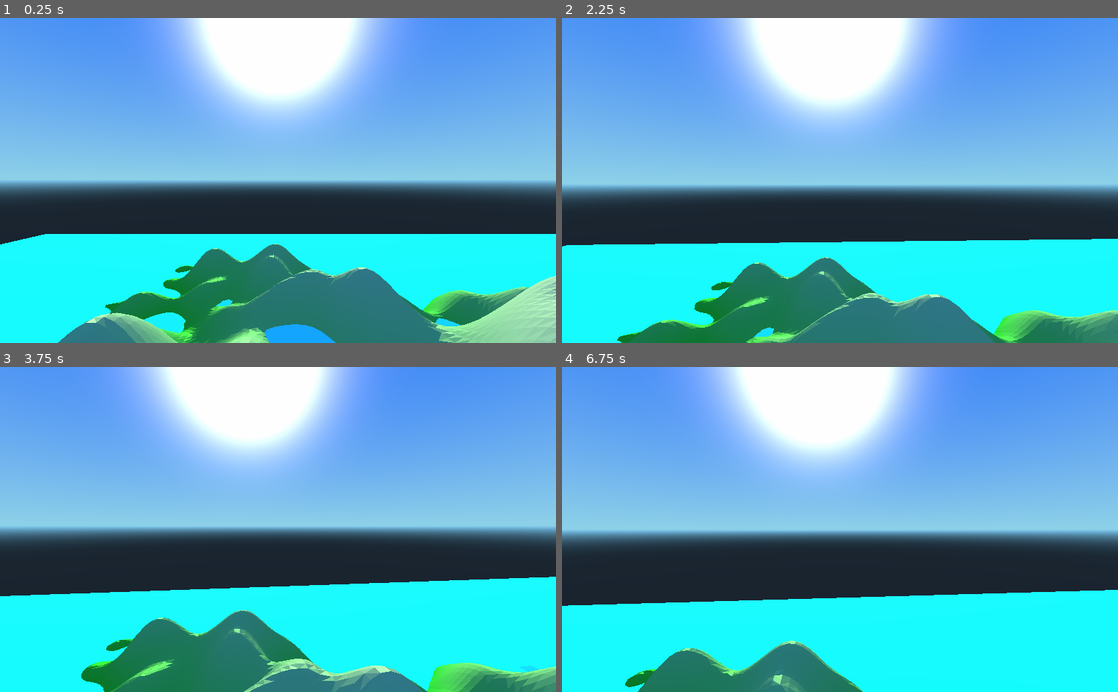
Above: before the commit, frames 1-4 (two rows, left to right).
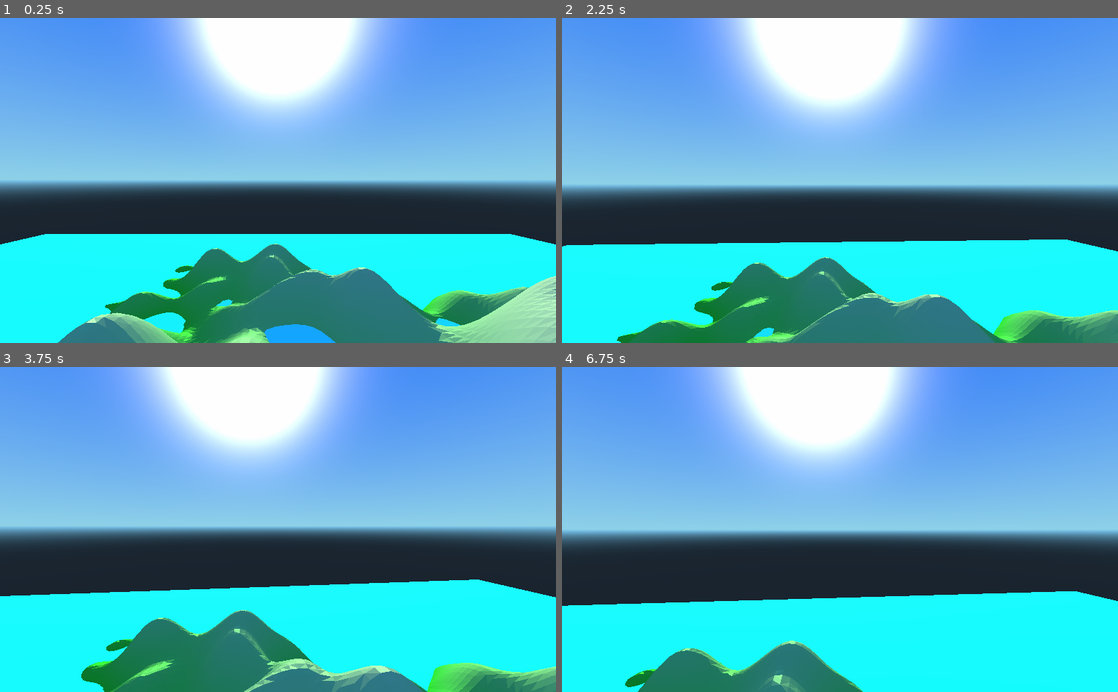
Above: after the commit, the same moments.

Repository: MichaelReel/Terrain_Scratch
Game: Godot game, scene res://Root.tscn
Same seed, same stepped clock (60 frames per second), same inputs: the game is played once before the commit and once after it.
Inputs (mouse positions are in pixels of both pictures, inside the frame that each line leads up to):
- Up to frame 1 (0.25 s): no input
- Up to frame 2 (2.25 s): tap Enter at 0.5 s; move the mouse to (867, 180) at 0.52 s; hold W (forward) from 0.53 s (still down); move the mouse to (812, 180) at 1.27 s; move the mouse to (851, 174) at 2.02 s
- Up to frame 3 (3.75 s): keep holding W (forward); move the mouse to (272, 536) at 2.77 s; move the mouse to (316, 532) at 3.52 s
- Up to frame 4 (6.75 s): move the mouse to (795, 526) at 4.27 s; move the mouse to (845, 529) at 5.02 s; move the mouse to (817, 523) at 5.77 s; release W (forward) at 5.78 s; hold D (right) 5.78-6.53 s; move the mouse to (867, 529) at 6.52 s; hold W (forward) from 6.53 s (still down)

The runs differ from the first frame. In frame 1, 0.1% of the frame differs, in the area x 18-100%, y 66-100%; in frame 2, 0.2%; in frame 3, 0.5%, in the area x 14-100%, y 64-100%; in frame 4, 0.1%.

Commit message:
Removed the water surface duplication and 'magically' scaled it fit. Need to properly scale it and refine the surfaces properly.

Diff:
--- a/Graph.gd
+++ b/Graph.gd
@@ -246,10 +246,10 @@
 	# TODO: The magic numbers here are due to ignoring the chunking in TerrainDemo.gd
 	#       This is also what's causing the duplicate water surfaces
 
-	var a = Vector3(bounds.position.x / 256.0, water_level, bounds.position.y / 256.0)
-	var b = Vector3(bounds.end.x / 256.0, water_level, bounds.position.y / 256.0)
-	var c = Vector3(bounds.position.x / 256.0, water_level, bounds.end.y / 256.0)
-	var d = Vector3(bounds.end.x / 256.0, water_level, bounds.end.y / 256.0)
+	var a = Vector3((bounds.position.x - 128.0) / 256.0, water_level - 0.5, (bounds.position.y - 128.0) / 256.0)
+	var b = Vector3((bounds.end.x - 128.0) / 256.0,      water_level - 0.5, (bounds.position.y - 128.0) / 256.0)
+	var c = Vector3((bounds.position.x - 128.0) / 256.0, water_level - 0.5, (bounds.end.y - 128.0) / 256.0)
+	var d = Vector3((bounds.end.x - 128.0) / 256.0,      water_level - 0.5, (bounds.end.y - 128.0) / 256.0)
 
 	surfTool.add_vertex(a)
 	surfTool.add_vertex(b)
@@ -388,7 +388,11 @@
 	surfTool.generate_normals()
 	surfTool.commit(mesh)
 
+	return mesh
+
+func generate_water_meshes():
 	# Create and draw the water surfaces
+	var water_meshes = []
 
 	# TODO: Need to determine which water surfaces are relevant and crop accordingly
 	#       Alternatively, drop the whole chunking thing and just generate everything in one big lump, at least at this level
@@ -396,7 +400,9 @@
 	var surf_ind = 0
 	var surf_step = 1.0 / len(water_surfaces)
 	for surface in water_surfaces:
+		var mesh = Mesh.new()
 		var waterSurface = SurfaceTool.new()
+
 		waterSurface.begin(Mesh.PRIMITIVE_TRIANGLES)
 		waterSurface.add_color(Color(0.0, surf_step * surf_ind, 1.0, 0.25))
 
@@ -405,8 +411,9 @@
 		waterSurface.generate_normals()
 		waterSurface.commit(mesh)
 		surf_ind += 1
-
-	return mesh
+		water_meshes.append(mesh)
+
+	return water_meshes
 
 func draw_terrain_quad(surfTool, quad, color_scale):
 
--- a/TerrainDemo.gd
+++ b/TerrainDemo.gd
@@ -56,6 +56,7 @@
 	index = {
 		"Chunks": {},
 		"Loads": 0,
+		"Water": [],
 	}
 
 	# If file isn't there - no bother
@@ -93,6 +94,14 @@
 				index["Chunks"][chunk_name] = {}
 				index["Chunks"][chunk_name]["data"] = generate_chunk(x, z)
 			add_child(index["Chunks"][chunk_name]["data"])
+
+	# TODO: need to selectively load water meshes, assuming intention to keep chunking
+	for surface in graph.generate_water_meshes():
+		var pool = MeshInstance.new()
+		pool.set_mesh(surface)
+		pool.material_override = chunk_material
+		index["Water"].append(pool)
+		add_child(pool)
 
 	# Some debug relating to shader ranges:
 	var cmin = graph.min_height
